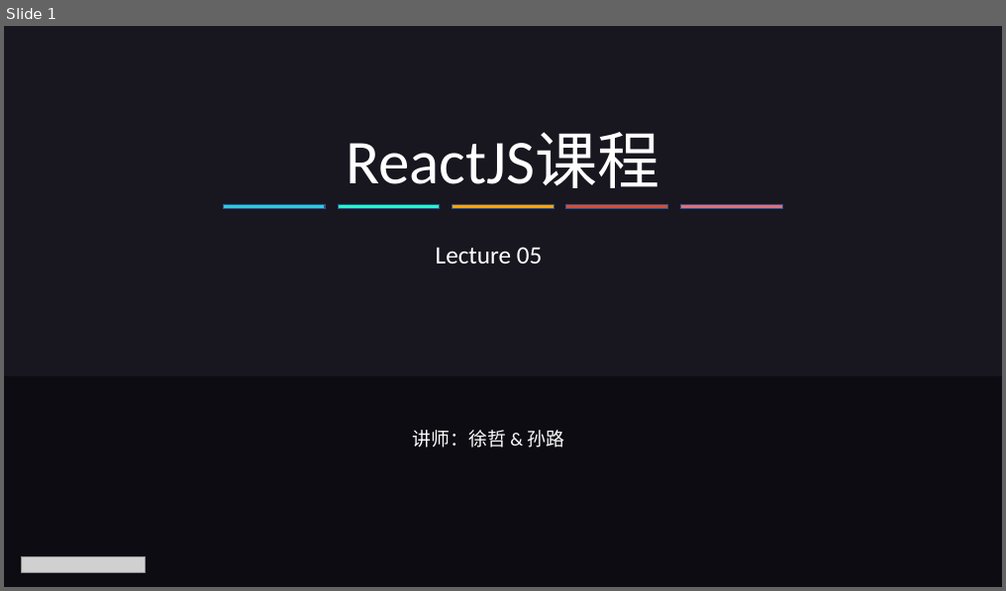
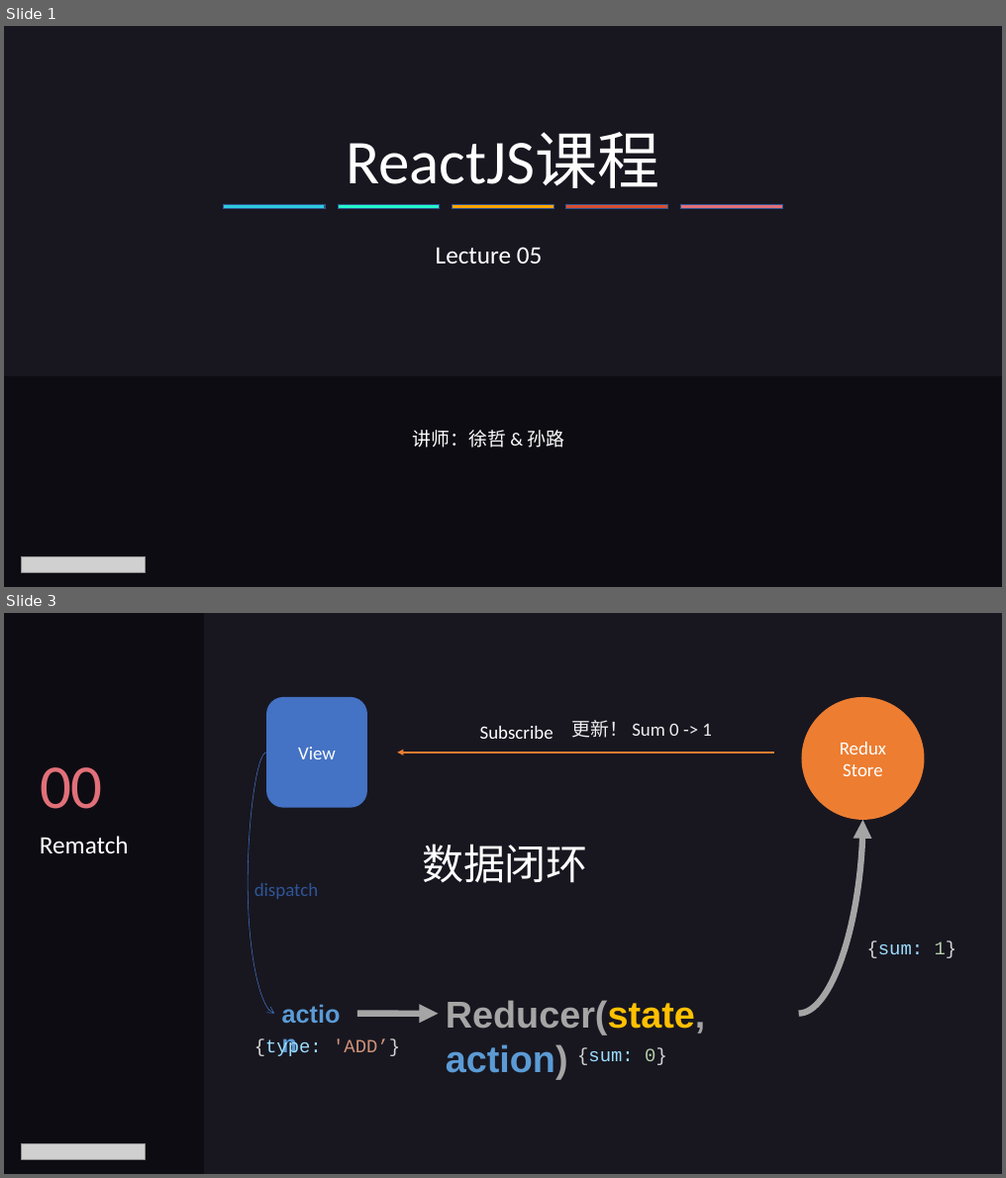
Before and after one commit to luqiuyuan/reactjs_course, a slide deck: lectures/lecture05.pptx. Shown one above the other, each under a label of ours: slide 1 before the commit, slides 1 and 3 after it; the slides between them are not shown. The pictures are 1006x591 and 1006x1178 pixels, drawn with LibreOffice and Linux fonts; fonts in the diff are those of the drawing; grey boxes stand for pictures. Boxes give left, top, right and bottom in pixels: in the first picture for what was removed or moved away, otherwise in the second. Text is boxed around its words. In the diff, an @@ line names an element or a change of style, - is before the commit and + after.

```diff
--- a/lectures/lecture05.pptx
+++ b/lectures/lecture05.pptx
@@ slide 3 added at bbox=[4, 613, 1002, 1174], background #181720 @@
@@ rectangle added at bbox=[4, 613, 204, 1174], fill #0E0C13 @@
@@ rounded rectangle added at bbox=[266, 697, 368, 808], fill #4472C4, 18 pt, text #FFFFFF @@
+View
@@ ellipse added at bbox=[802, 697, 925, 820], fill #ED7D31, 18 pt, text #FFFFFF @@
+Redux
+Store
@@ text added at bbox=[480, 726, 553, 739], 18 pt, text #FFFFFF @@
+Subscribe
@@ text added at bbox=[571, 720, 712, 738], 18 pt, text #EDEDED @@
+更新！ Sum 0 -> 1
@@ curved arrow added from (266, 753) to (274, 1014), #4472C4 0.5 pt @@
@@ arrow added from (774, 753) to (397, 753), #ED7D31 1.5 pt @@
@@ text added at bbox=[40, 767, 103, 809], 60 pt, text #E17079 @@
+00
@@ curved arrow added from (799, 1014) to (863, 820), #A5A5A5 6 pt @@
@@ text added at bbox=[40, 836, 129, 854], 24 pt, text #FFFFFF @@
+Rematch
@@ text added at bbox=[422, 844, 588, 883], 40 pt, text #FFFFFF @@
+数据闭环
@@ text added at bbox=[254, 883, 318, 899], 18 pt, text #2F5597 @@
+dispatch
@@ text added at bbox=[867, 942, 957, 959], 18 pt, text #9CDCFE @@
+{sum: 1}
@@ curved arrow added from (357, 1014) to (439, 1014), #A5A5A5 6 pt @@
@@ text added at bbox=[446, 1000, 706, 1035], 36 pt, text #A5A5A5, bold @@
+Reducer(state, action)
@@ text added at bbox=[254, 1040, 400, 1057], 18 pt, text #9CDCFE @@
+{type: 'ADD’}
@@ text added at bbox=[446, 1045, 568, 1080], 24 pt, text #5B9BD5, bold @@
+action
@@ text added at bbox=[577, 1049, 667, 1065], 18 pt, text #9CDCFE @@
+{sum: 0}
@@ picture added at bbox=[21, 1145, 146, 1159] @@
```
Also in this commit, not shown: 6 slides changed, 1 other slide added.
